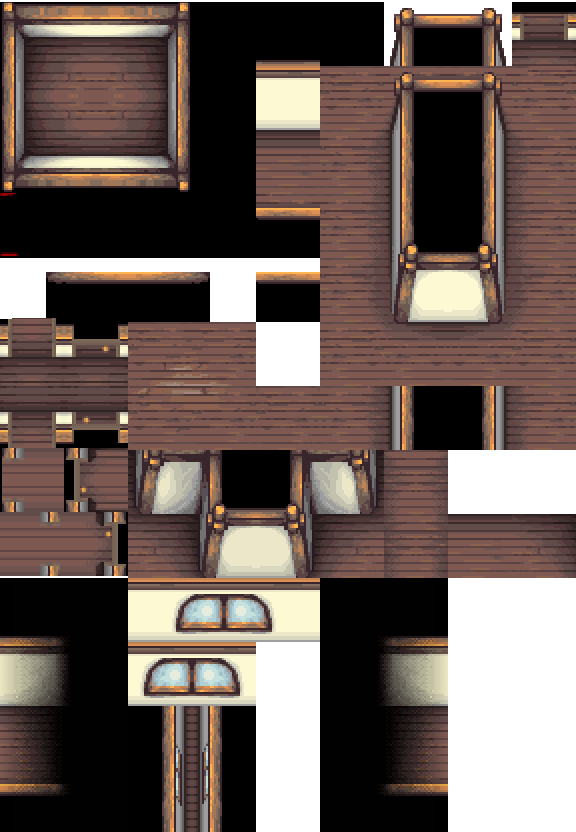
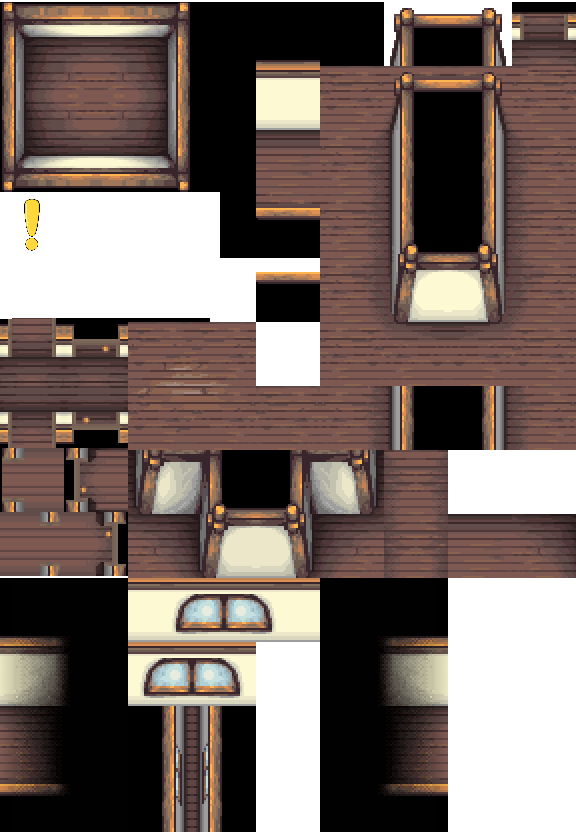
The second (576, 832) image is a revision of the first. Changes to its layers:
renamed "Pasted Layer #1" to "tilesetHouse.png", painted on it over left=0, top=192, right=220, bottom=318
